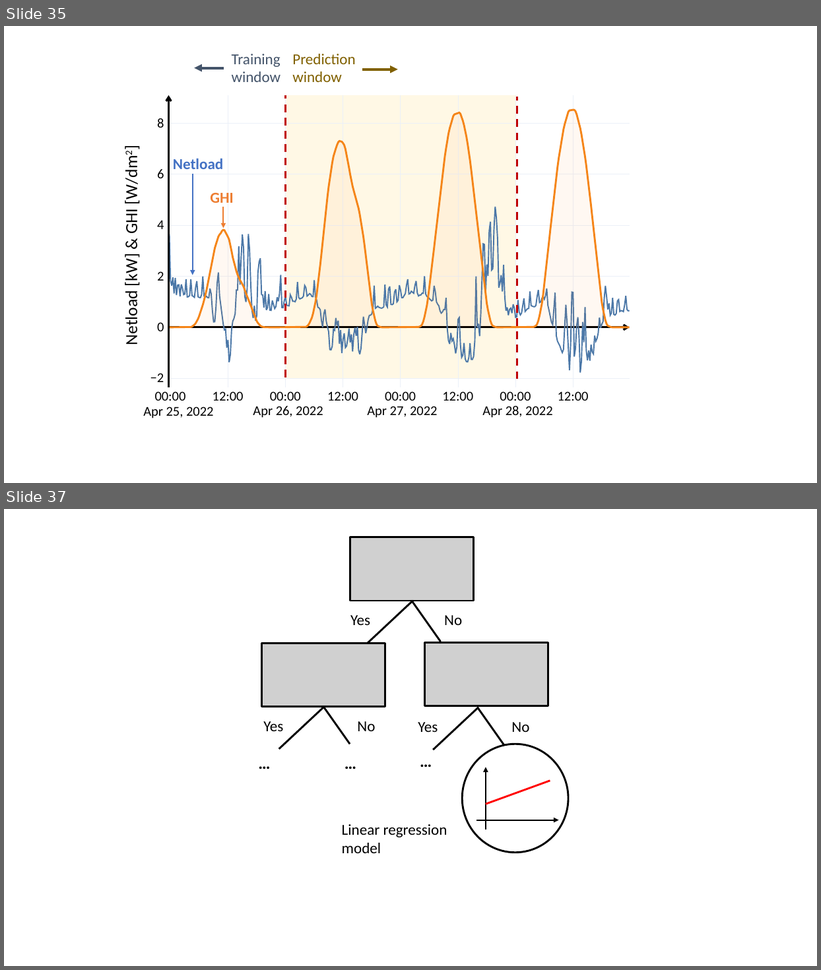
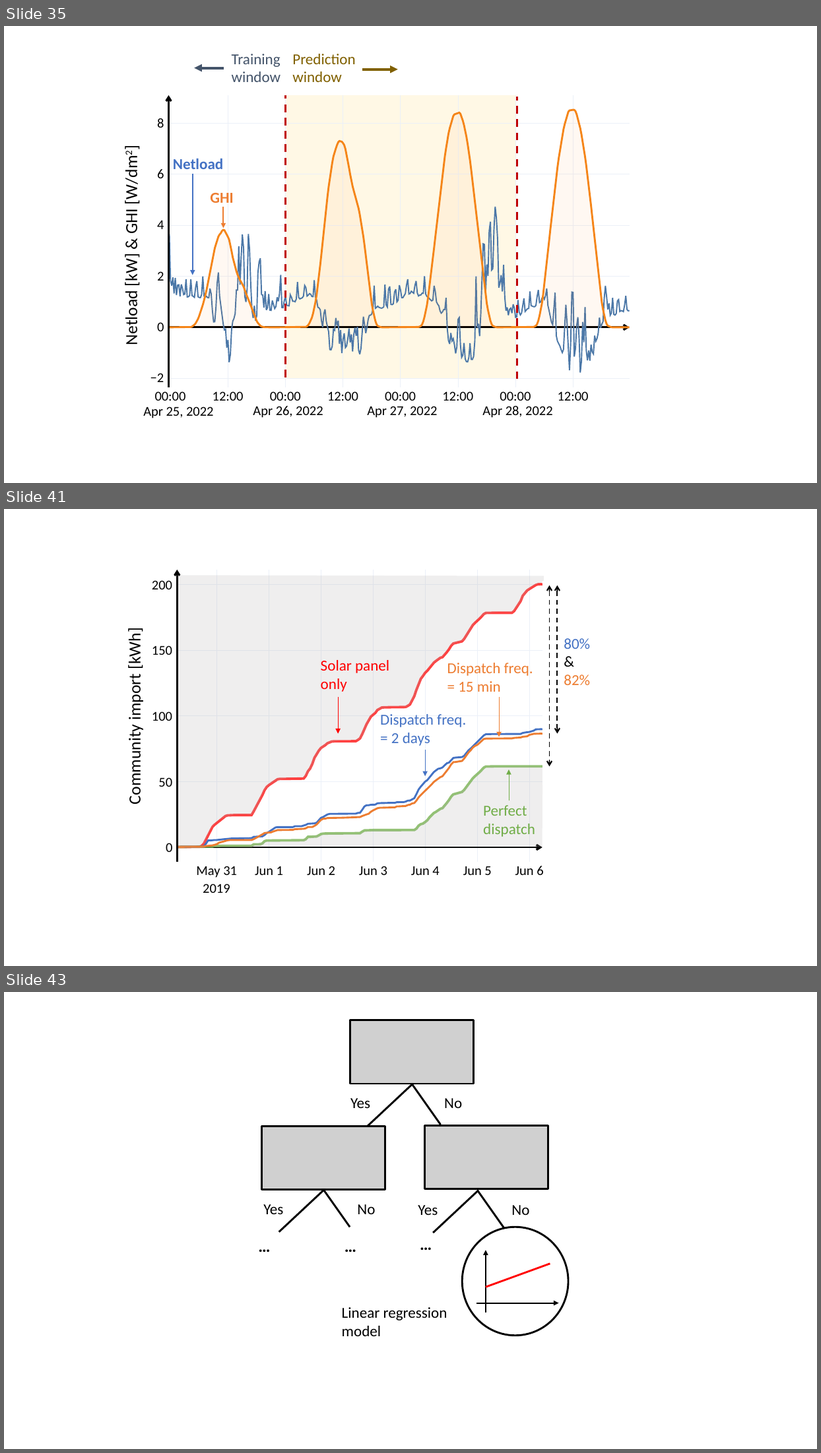
Before and after one commit to Jonathan56/supplementary_thesis, a slide deck: figures.pptx. Shown one above the other, each under a label of ours: slides 35 and 37 before the commit, slides 35, 41 and 43 after it; the slides between them are not shown. The pictures are 821x970 and 821x1453 pixels, drawn with LibreOffice and Linux fonts; fonts in the diff are those of the drawing; grey boxes stand for pictures. Boxes give left, top, right and bottom in pixels: in the first picture for what was removed or moved away, otherwise in the second. Text is boxed around its words. In the diff, an @@ line names an element or a change of style, - is before the commit and + after.

```diff
--- a/figures.pptx
+++ b/figures.pptx
@@ slide 41 added at bbox=[4, 509, 817, 966], background #FFFFFF @@
@@ group added at bbox=[125, 537, 543, 893]: 18 freeform shapes, 13 texts @@
+May 31
+2019
+Jun 1
+Jun 2
+Jun 3
+Jun 4
+Jun 5
+Jun 6
+0
+50
+100
+150
+200
@@ freeform shape added at bbox=[178, 575, 544, 848], fill #AFABAB at 20% opacity @@
@@ double arrow added from (549, 586) to (549, 766), #000000 1.5 pt dashed @@
@@ double arrow added from (557, 586) to (557, 734), #000000 1.5 pt dashed @@
@@ text added at bbox=[124, 634, 145, 803], 20 pt, text #000000 @@
+Community import [kWh]
@@ text added at bbox=[564, 638, 590, 685], 18 pt, text #4472C4 @@
+80%
+&
+82%
@@ text added at bbox=[321, 660, 389, 692], 18 pt, text #FF0000 @@
+Solar panel only
@@ text added at bbox=[448, 663, 533, 692], 18 pt, text #ED7D31 @@
+Dispatch freq.
+= 15 min
@@ arrow added from (338, 697) to (338, 734), #FF0000 0.5 pt @@
@@ arrow added from (499, 697) to (499, 737), #ED7D31 0.5 pt @@
@@ text added at bbox=[380, 714, 466, 746], 18 pt, text #4472C4 @@
+Dispatch freq.
+= 2 days
@@ arrow added from (426, 750) to (426, 776), #4472C4 0.5 pt @@
@@ freeform shape added at bbox=[207, 766, 543, 847], fill #AFABAB at 20% opacity @@
@@ arrow added from (509, 801) to (509, 770), #70AD47 0.5 pt @@
@@ text added at bbox=[483, 805, 535, 837], 18 pt, text #70AD47 @@
+Perfect dispatch
@@ what was slide 37 is now slide 43 @@
```
Also in this commit, not shown: 1 slide changed, 5 other slides added, 21 other files.
